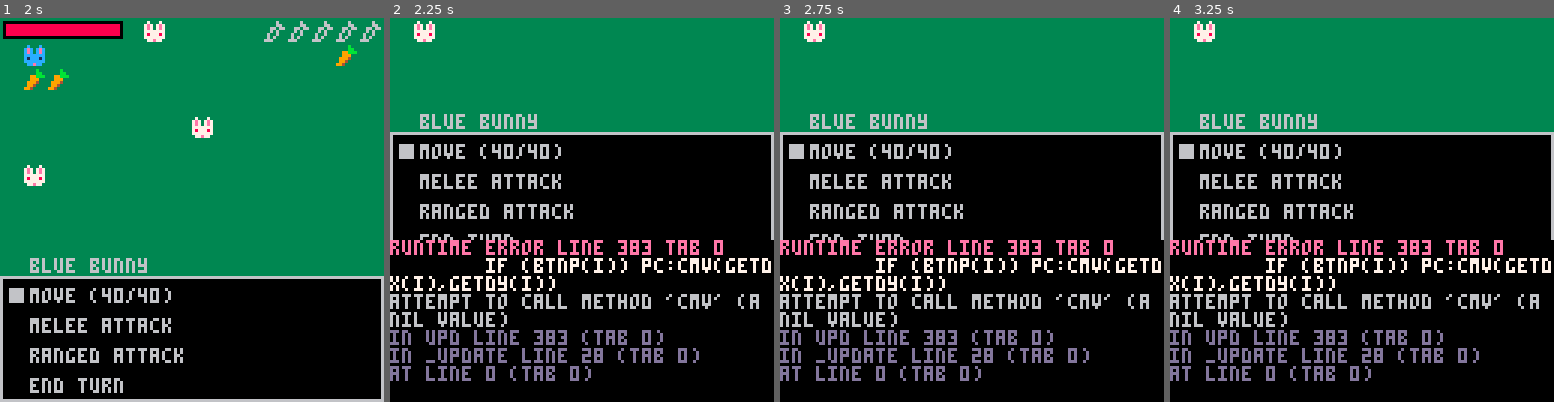
Above: before the commit, frames 1-4 (left to right).
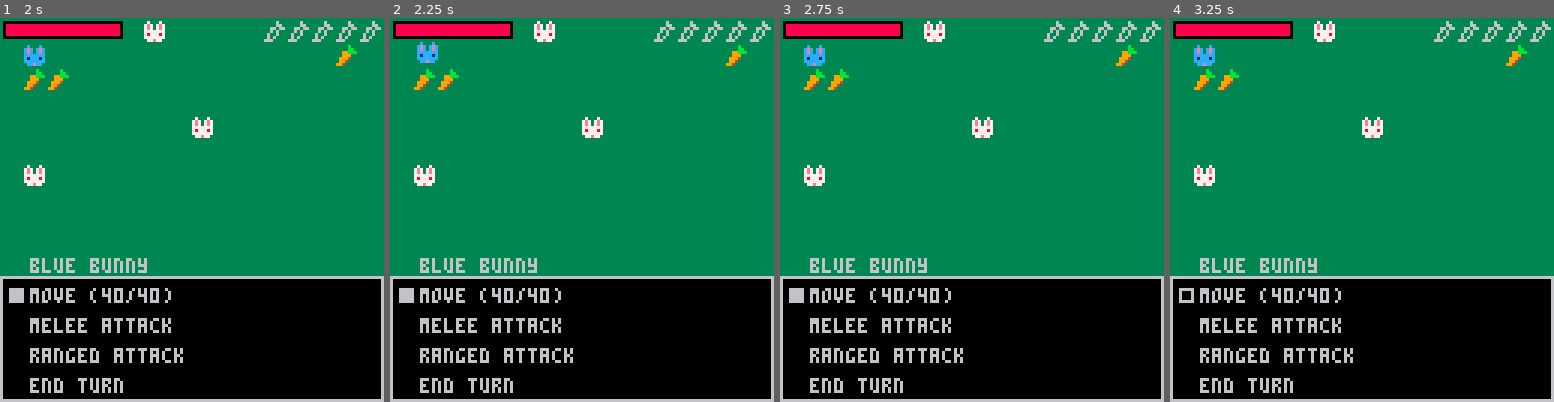
Above: after the commit, the same moments.

Repository: graphitical/d8-knight
Game: PICO-8 cartridge main.p8
Same seed, same stepped clock (60 frames per second), same inputs: the game is played once before the commit and once after it.
Inputs:
- Up to frame 1 (2 s): tap X (X key) at 0.33, 1.07, 1.85 s; tap O (Z key) at 0.7, 1.7 s; hold Right from 1.6 s (still down)
- Up to frame 2 (2.25 s): release Right at 2.1 s; tap O (Z key) at 2.1 s; hold Up from 2.15 s (still down)
- Up to frame 3 (2.75 s): release Up at 2.42 s; hold Right from 2.47 s (still down); tap O (Z key) at 2.5 s
- Up to frame 4 (3.25 s): tap O (Z key) at 2.9 s; tap X (X key) at 2.97 s; release Right at 3.03 s; hold Left from 3.08 s (still down)

Frame 1 is identical in both runs. In frame 2, 50% of the frame differs, in the area x 0-100%, y 0-100%; in frame 3, 50%; in frame 4, 50%.
Error before the commit: runtime error line 383 tab 0; if (btnp(i)) pc:cmv(getdx(i),getdy(i)); attempt to call method 'cmv' (a nil value)

Commit message:
Add default update and draw functions to actor

Diff:
--- a/main.p8
+++ b/main.p8
@@ -51,6 +51,8 @@
   a.frame=0
   a.frames=1
   a.ini=0
+  a.up=function(s) end
+  a.dr=function(s) spr(a.sp,a.i*8,a.j*8) end
   add(actors,a)
   return a
 end
@@ -139,13 +141,7 @@
 
 function make_carrot()
   local span = 15
-  local c = make_actor(220,flr(rnd(span))+1,flr(rnd(span))+1)
-  c.dr=
-    function(s)
-      spr(s.sp,s.i*8,s.j*8)
-    end
-  c.up=function() end
-  return c
+  return make_actor(220,flr(rnd(span))+1,flr(rnd(span))+1)
 end
 
 function upd_en()
@@ -158,15 +154,20 @@
   spr(en.sp,x,y)
 end
 
-function can_move(pc,di,dj)
-  local newi = pc.i+di
-  local newj = pc.j+dj
+function can_move(p,di,dj)
+  local newi = p.i+di
+  local newj = p.j+dj
   -- Is tile a "wall"?
   local t1 = not is_tile(0,newi,newj)
-  -- Are we trying to move
+  -- Are we trying to move out
+  -- of bound?
   local t2 = (newi >= 0 and newi < m.w)
   local t3 = (newj >= 0 and newj < m.h)
-  return t1 and t2 and t3
+  -- Do we have movement left?
+  -- Only relevant for combat
+  local t4 = g.upd!=cmbt_upd and
+              #p.tail < p.mvmt
+  return t1 and t2 and t3 and t4
 end
 
 function move_pc(s,di,dj)
@@ -185,6 +186,8 @@
     s.oy = dj*4
   end
 
+  -- Slow collision/interaction
+  -- detection
   for e in all(actors) do
     if e != s then
       interact(s,e,s.i,s.j)
@@ -215,7 +218,6 @@
     p.oy+=2
     m = 1
   end
-  -- p.cani = (pc.cani + m)%4 + pc.ani[1]
   p.frame = p.frame + m
   p.frame = p.frame%p.frames
 end
@@ -371,46 +373,20 @@
   cmenu = {
     dr=menu_draw,
     up=menu_upd,
-    s=0,
-    p=false
+    s=0, -- selected option
+    p=false -- option selected?
   }
 end
 
 
 function cmbt_upd()
-  if cmenu.p then
-    local pc = actors[pturn]
-    -- Movement
-    if cmenu.s == 0 then
-      for i=0,3 do
-        if (btnp(i)) pc:cmv(getdx(i),getdy(i))
-      end
-    -- Attack
-    elseif cmenu.s==1 and cmenu.s==2 then
-      -- Placeholder
-    -- End Turn
-    elseif cmenu.s == 3 then
-      pc:et()
-      pturn = (pturn+1)%#actors + 1
-    end
-  end
-
-  for e in all(actors) do
-    e:up()
-  end
+  foreach(actors, function(s) s:up() end)
   cmenu:up()
 end
 
 function cmbt_drw()
-  for e in all(actors) do
-    e:dr()
-  end
-  -- draw menu
+  foreach(actors, function(s) s:dr() end)
   cmenu:dr()
-  if debug then
-    print('pturn-'..pturn,90,120,9)
-    -- print(cmenu.s)
-  end
 end
 
 function menu_draw(self)
@@ -437,8 +413,15 @@
 end
 
 function menu_upd(self)
+  -- If we've made a pick
   if self.p then
     if (btnp(❎)) self.p = false
+    -- Movement
+    if cmenu.s == 0 then
+      for i=0,3 do
+        if (btnp(i)) pc:mv(getdx(i),getdy(i))
+      end
+    end
   else
     if (btnp(⬆️)) self.s-=1
     if (btnp(⬇️)) self.s+=1
